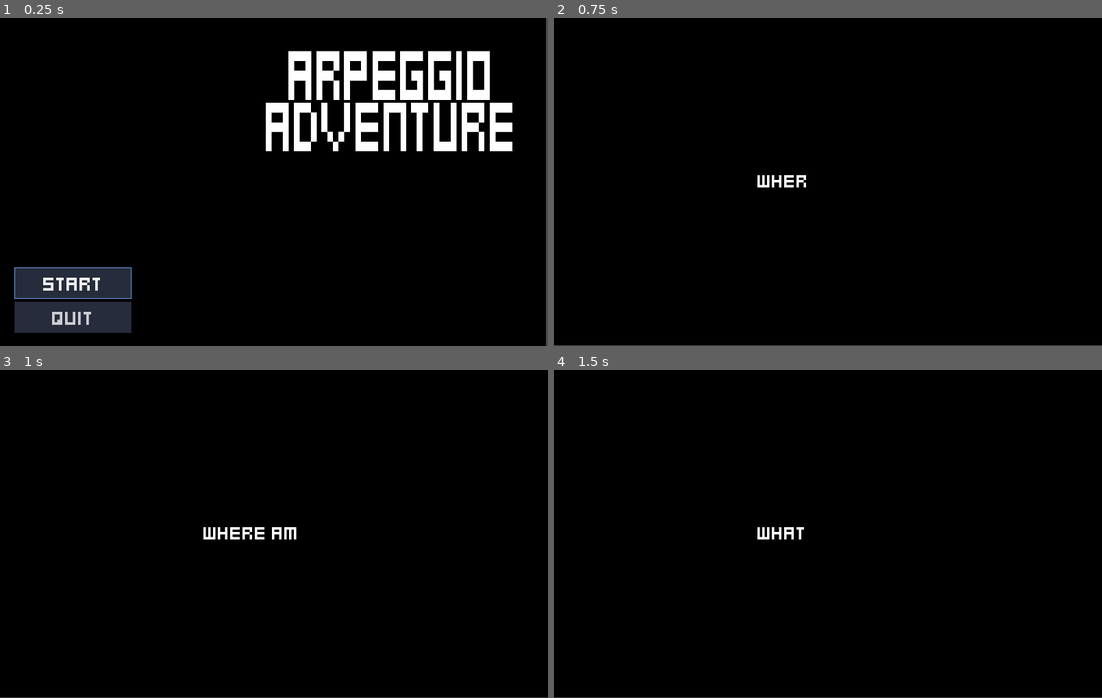
Above: before the commit, frames 1-4 (two rows, left to right).
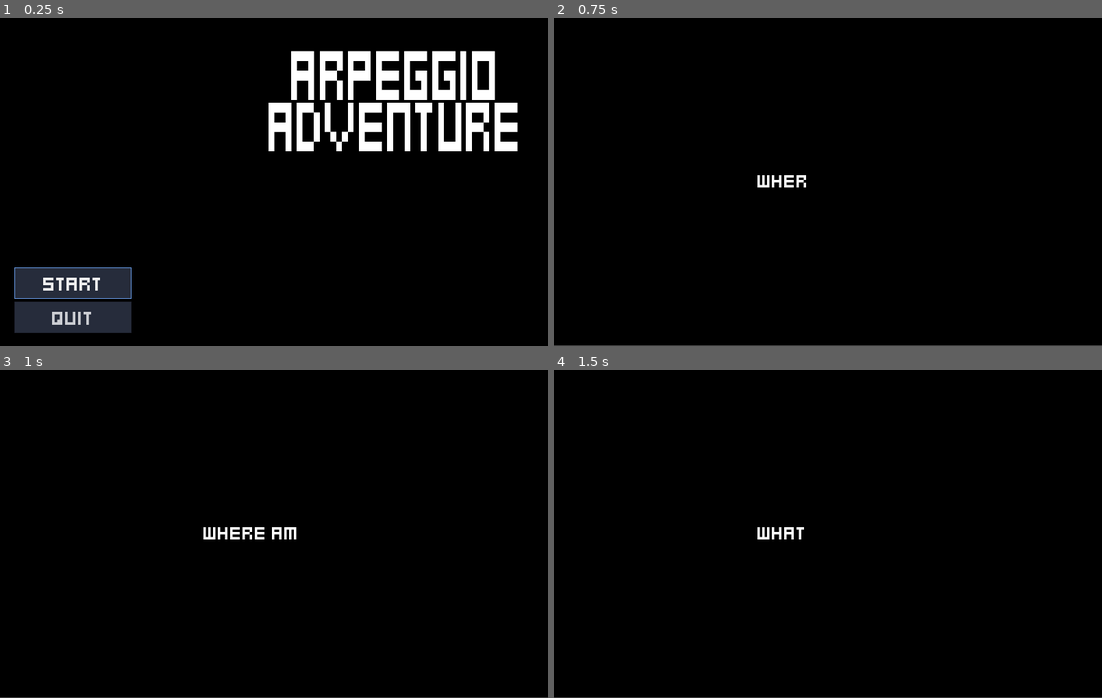
Above: after the commit, the same moments.

Repository: SpeedBLAST48/Arpegiiggio
Game: Godot game, scene res://MenuScreen.tscn
The game is run twice, just before and just after one commit, with the same random seed, the same clock (stepped at 60 frames per second) and the same inputs.
Inputs:
- Up to frame 1 (0.25 s): no input
- Up to frame 2 (0.75 s): click "Start" at 0.5 s
- Up to frame 3 (1 s): no input
- Up to frame 4 (1.5 s): tap Enter (ui_accept) at 1.25 s; hold Right (move_right) from 1.28 s (still down); hold Space (shoot) from 1.28 s (still down)

The runs differ from the first frame. In frame 1, 5.8% of the frame differs, in the area x 48-100%, y 0-100%; in frame 2, nothing differs; in frame 3, nothing differs; in frame 4, nothing differs.

Commit message:
black screen

Diff:
--- a/MenuScreen.tscn
+++ b/MenuScreen.tscn
@@ -16,6 +16,7 @@
 [node name="TextureRect" type="TextureRect" parent="."]
 anchor_right = 1.0
 anchor_bottom = 1.0
+margin_right = 8.0
 texture = ExtResource( 4 )
 expand = true
 
Binary file added: images/black screen.png
Not shown, added: images/black screen.png.import
